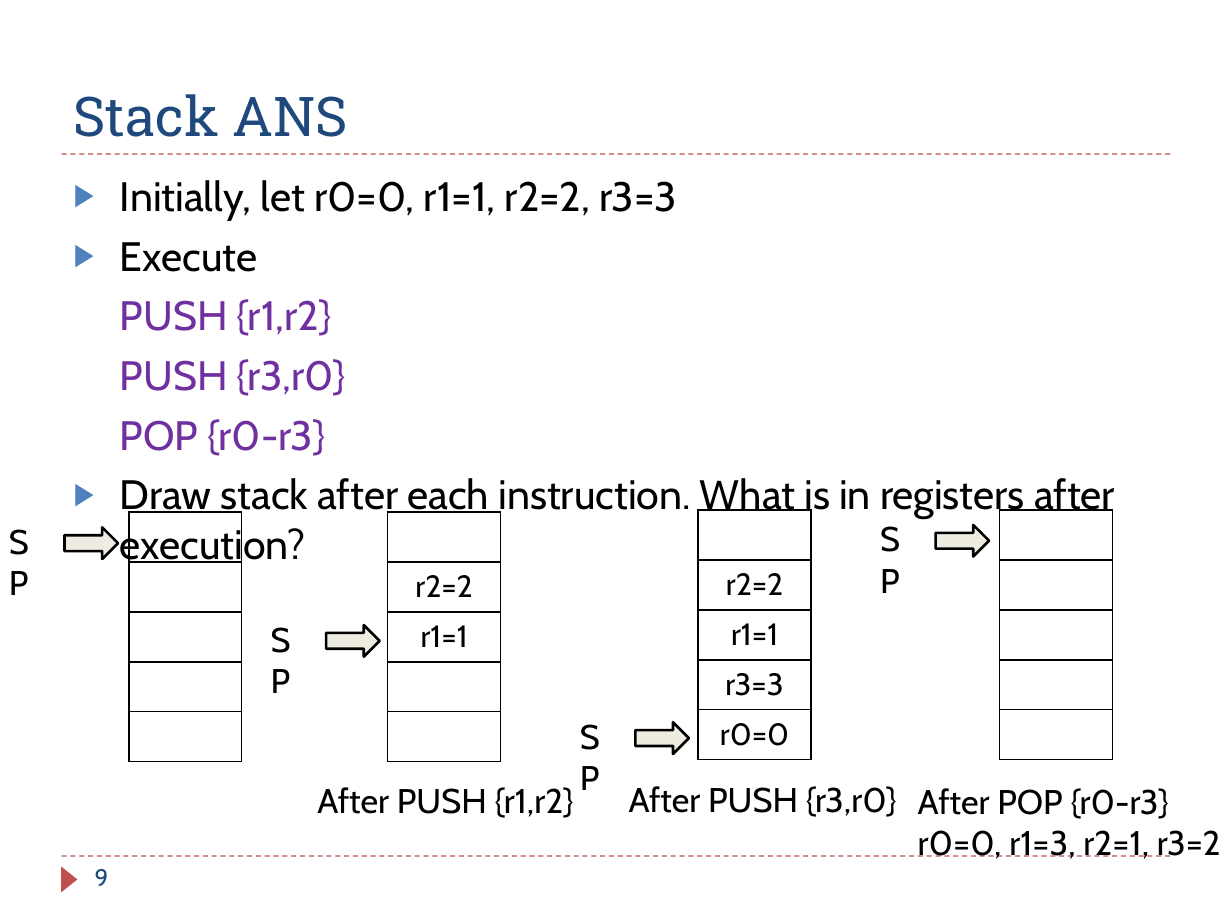
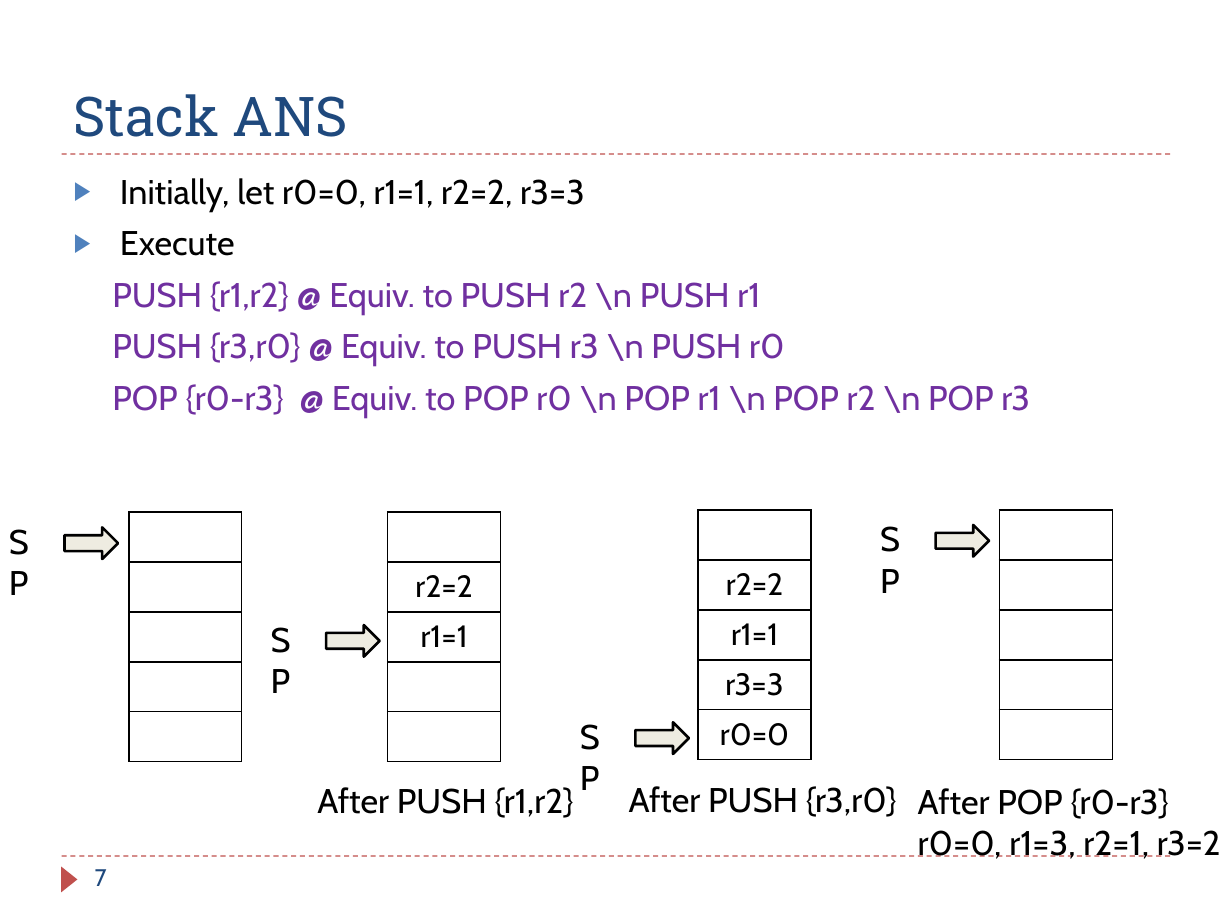
Before and after one commit to guhofstra/CSC111Fa25, a slide deck: slide 7 of PPTs/Ch8_ARM_Subroutines_Exercises ANS.pptx (slide 9 before the commit). Drawn at 1232x924 pixels with LibreOffice and Linux fonts; fonts in the diff are those of the drawing. Boxes give left, top, right and bottom in pixels: in the first picture for what was removed or moved away, otherwise in the second. Text is boxed around its words. In the diff, an @@ line names an element or a change of style, - is before the commit and + after.

```diff
--- a/PPTs/Ch8_ARM_Subroutines_Exercises ANS.pptx
+++ b/PPTs/Ch8_ARM_Subroutines_Exercises ANS.pptx
@@ text at [120, 178, 585, 256]: size 24.1 to 20 pt in "Initially, let r0=0, r1=1, r2=2, r3=3", "Execute" @@
@@ text at [112, 281, 1030, 418]: text changed; size 24.1 to 20 pt; text colour #000000 to #7030A0 @@
-PUSH {r1,r2}
-PUSH {r3,r0}
-POP {r0-r3}
-▶ Draw stack after each instruction. What is in registers after execution?
+PUSH {r1,r2} @ Equiv. to PUSH r2 \n PUSH r1
+PUSH {r3,r0} @ Equiv. to PUSH r3 \n PUSH r0
+POP {r0-r3} @ Equiv. to POP r0 \n POP r1 \n POP r2 \n POP r3
@@ page number at [95, 869, 107, 886]: text changed @@
-9
+7
```
Also in this commit, not shown: 7 other slides changed, 2 slides added, 2 slides removed, 8 other files.
